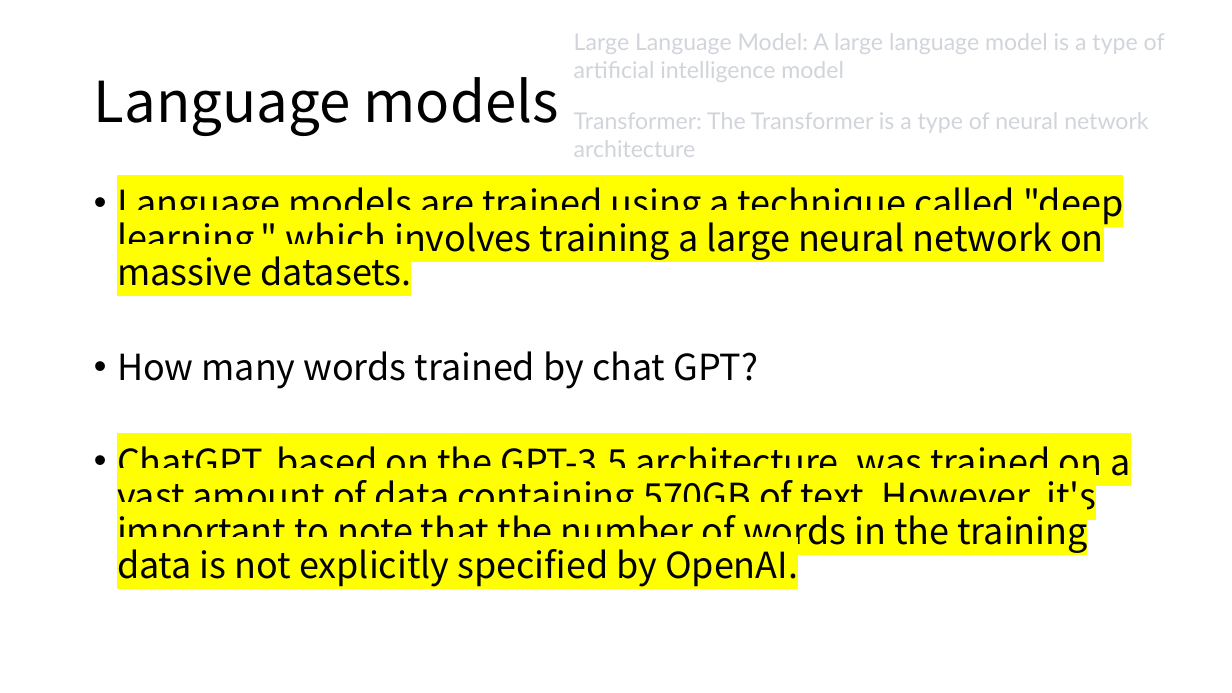
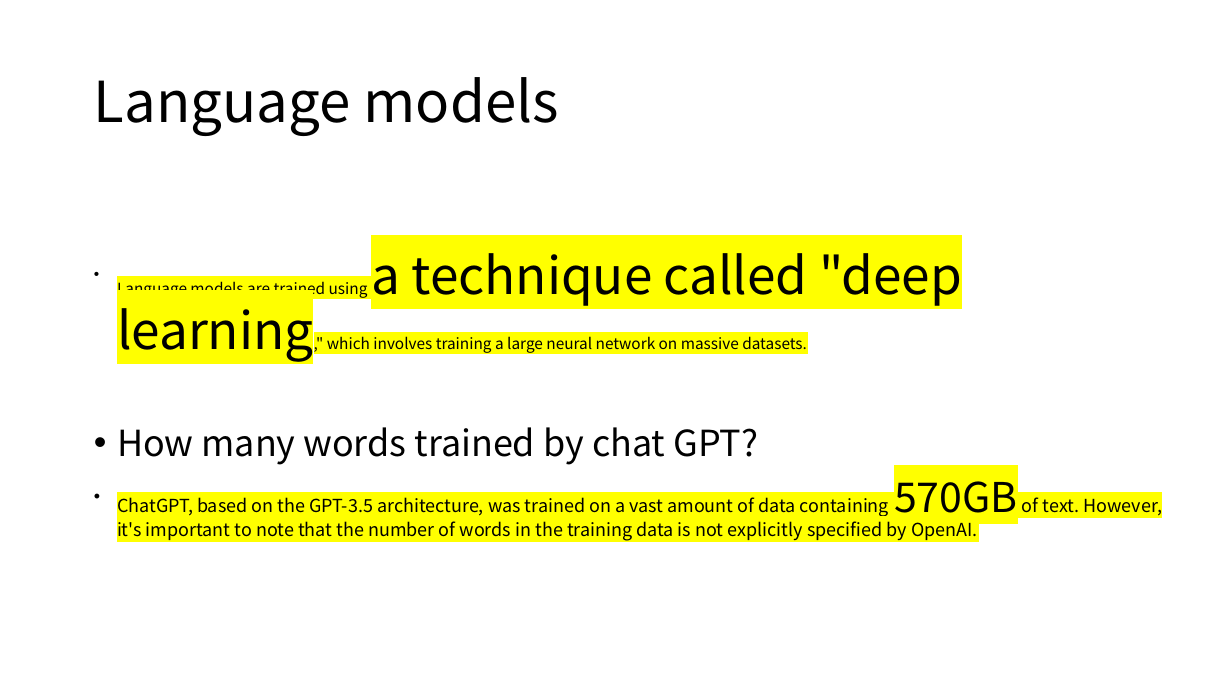
Before and after one commit to MigoJJ/AI_2023.07, a slide deck: slide 4 of AI_05_LLM large language mosels.pptx (slide 1 before the commit). Drawn at 1232x693 pixels with LibreOffice and Linux fonts; fonts in the diff are those of the drawing. Boxes give left, top, right and bottom in pixels: in the first picture for what was removed or moved away, otherwise in the second. Text is boxed around its words. In the diff, an @@ line names an element or a change of style, - is before the commit and + after.

```diff
--- a/AI_05_LLM large language mosels.pptx
+++ b/AI_05_LLM large language mosels.pptx
@@ text removed at box(574, 33, 1165, 82) @@
-Large Language Model: A large language model is a type of artificial intelligence model
@@ text removed at box(574, 112, 1148, 157) @@
-Transformer: The Transformer is a type of neural network architecture
@@ text "Language models are trained using ..." at box(117, 253, 978, 541): size 28 to 12 pt in "Language models are trained using learning," which ..."; size 28 to 40 pt in "a technique called "deep learning,""; size 28 to 14 pt in "ChatGPT, based on the GPT-3.5 architecture, was ..."; size 28 to 32 pt in "570GB"; line spacing 0.8 to 0.9 @@
```
Also in this commit, not shown: 1 other slide changed, 6 slides added, 2 slides removed, 2 other files.
